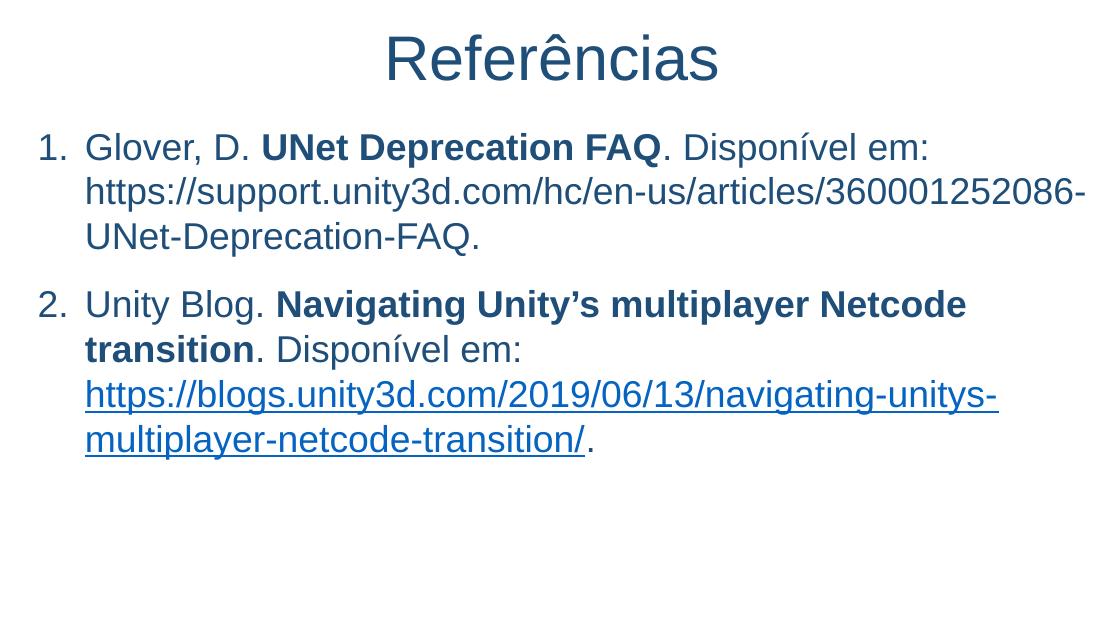
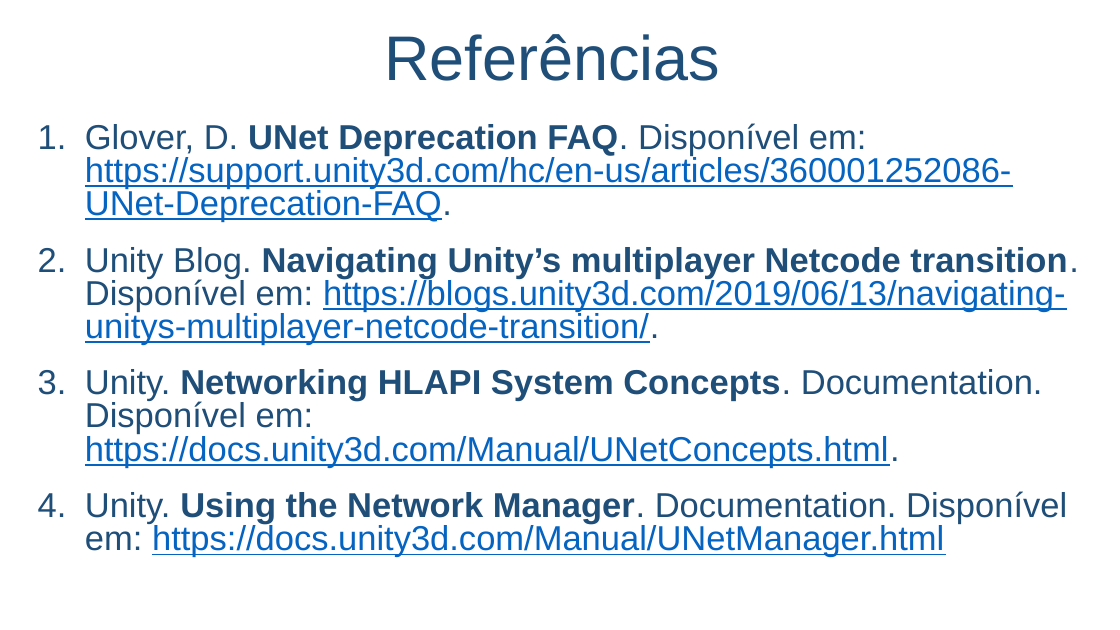
Before and after one commit to salmo-jr/public-slides, a slide deck: slide 12 of unity-multiplayer.pptx (slide 4 before the commit). Drawn at 1120x630 pixels with LibreOffice and Linux fonts; fonts in the diff are those of the drawing; background and template pictures are left out. Boxes give left, top, right and bottom in pixels: in the first picture for what was removed or moved away, otherwise in the second. Text is boxed around its words. In the diff, an @@ line names an element or a change of style, - is before the commit and + after.

Commit message:
add new slides about: Network Manager; Network Manager HUD; and Network Identity

```diff
--- a/unity-multiplayer.pptx
+++ b/unity-multiplayer.pptx
@@ text at [85,123,1078,345]: size 32 to 29.6 pt in "Glover, D. UNet Deprecation FAQ. Disponível em: ...", "Unity Blog. Navigating Unity’s multiplayer Netcode transitio ..."; text colour #1F4E79 to #0563C1, underline on in "https://support.unity3d.com/hc/en-us/articles/360001252086-U ..."; line spacing 1 to 0.8 @@
@@ text at [85,369,1067,557]: paragraphs added @@
+3. Unity. Networking HLAPI System Concepts. Documentation. Disponível em: https://docs.unity3d.com/Manual/UNetConcepts.html.
+4. Unity. Using the Network Manager. Documentation. Disponível em: https://docs.unity3d.com/Manual/UNetManager.html
```
Also in this commit, not shown: 8 slides added.
